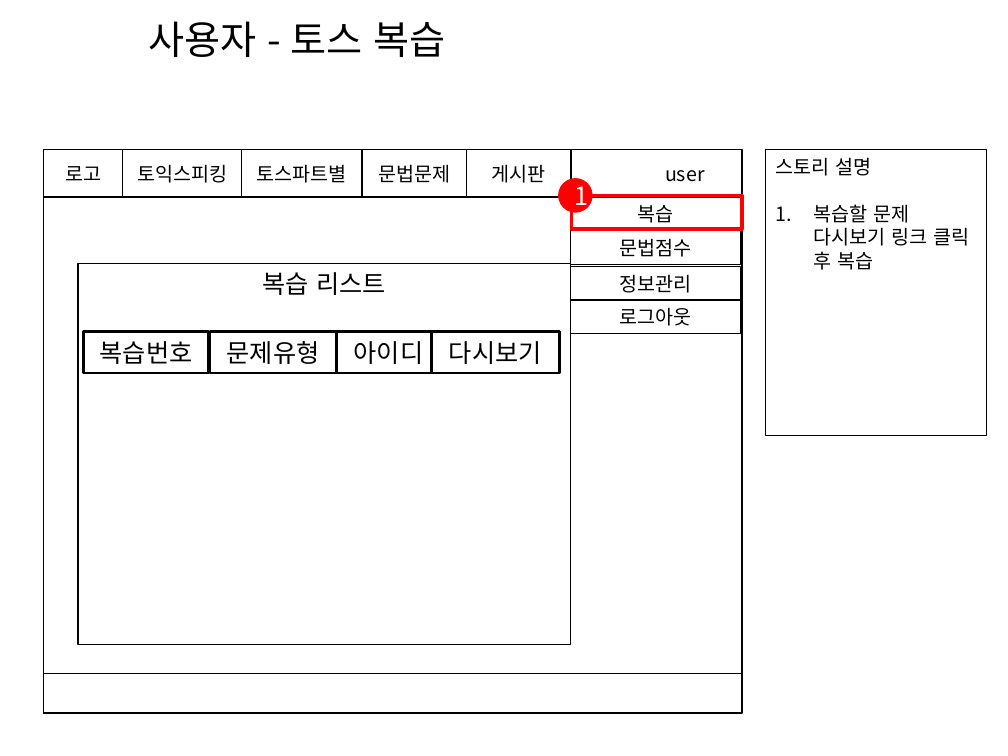
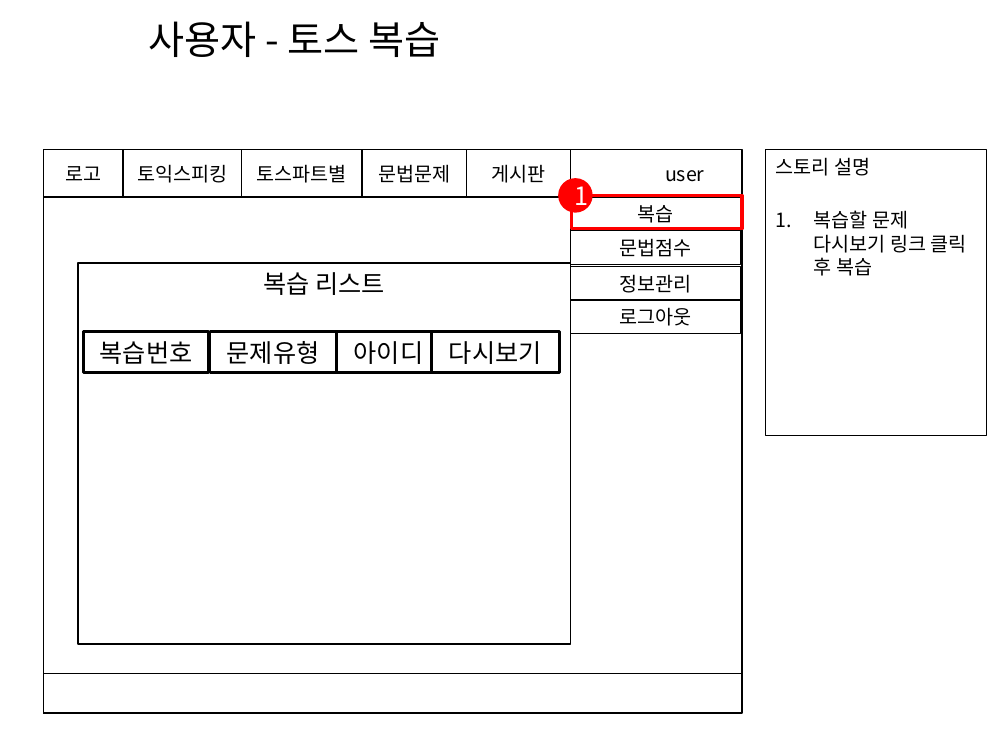
Before and after one commit to hkemt/doc, a slide deck: slide 16 of EMT_doc/6_EMT_StroyBoard/EMT_Storyboard.pptx. Drawn at 1008x756 pixels with LibreOffice and Linux fonts; fonts in the diff are those of the drawing; background and template pictures are left out. Boxes give left, top, right and bottom in pixels: in the first picture for what was removed or moved away, otherwise in the second. Text is boxed around its words. In the diff, an @@ line names an element or a change of style, - is before the commit and + after.

```diff
--- a/EMT_doc/6_EMT_StroyBoard/EMT_Storyboard.pptx
+++ b/EMT_doc/6_EMT_StroyBoard/EMT_Storyboard.pptx
@@ text "사용자 - 토스 복습" rewrapped from (x1=149, y1=21, x2=445, y2=57) to (x1=149, y1=21, x2=441, y2=57) @@
@@ rectangle at (x1=43, y1=149, x2=742, y2=713): outline #000000 1 pt to #000000 0.99 pt @@
@@ outline #000000 0.75 pt to #000000 0.74 pt in 3 elements at (x1=571, y1=231, x2=740, y2=264), (x1=571, y1=198, x2=740, y2=231), (x1=766, y1=149, x2=987, y2=434) @@
@@ rectangle at (x1=572, y1=196, x2=742, y2=229): outline #FF0000 2.25 pt to #FF0000 2.24 pt @@
@@ text in rectangle at (x1=814, y1=210, x2=967, y2=276): indent changed @@
```
Also in this commit, not shown: 26 other slides changed, 6 other files.
